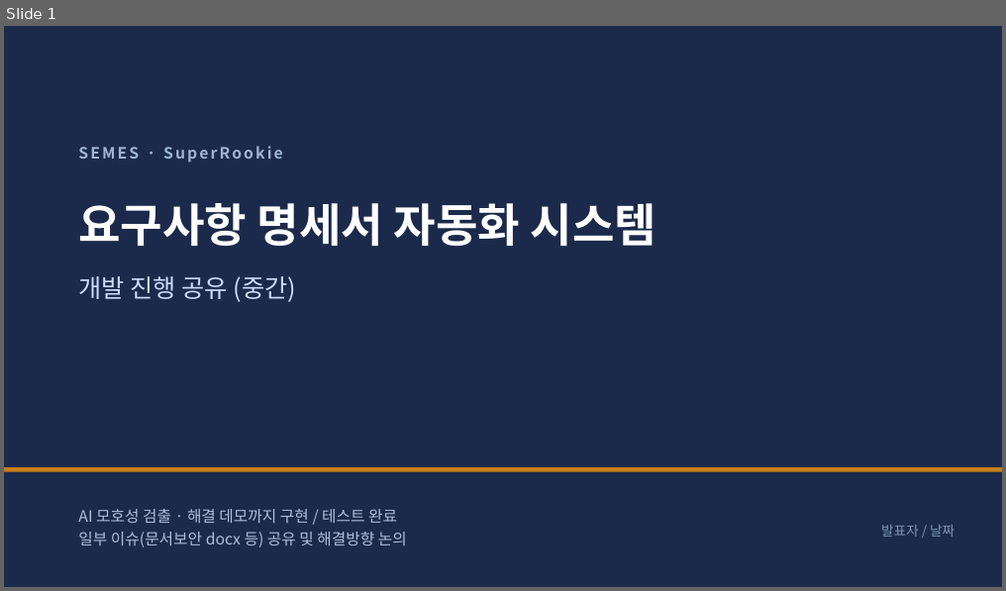
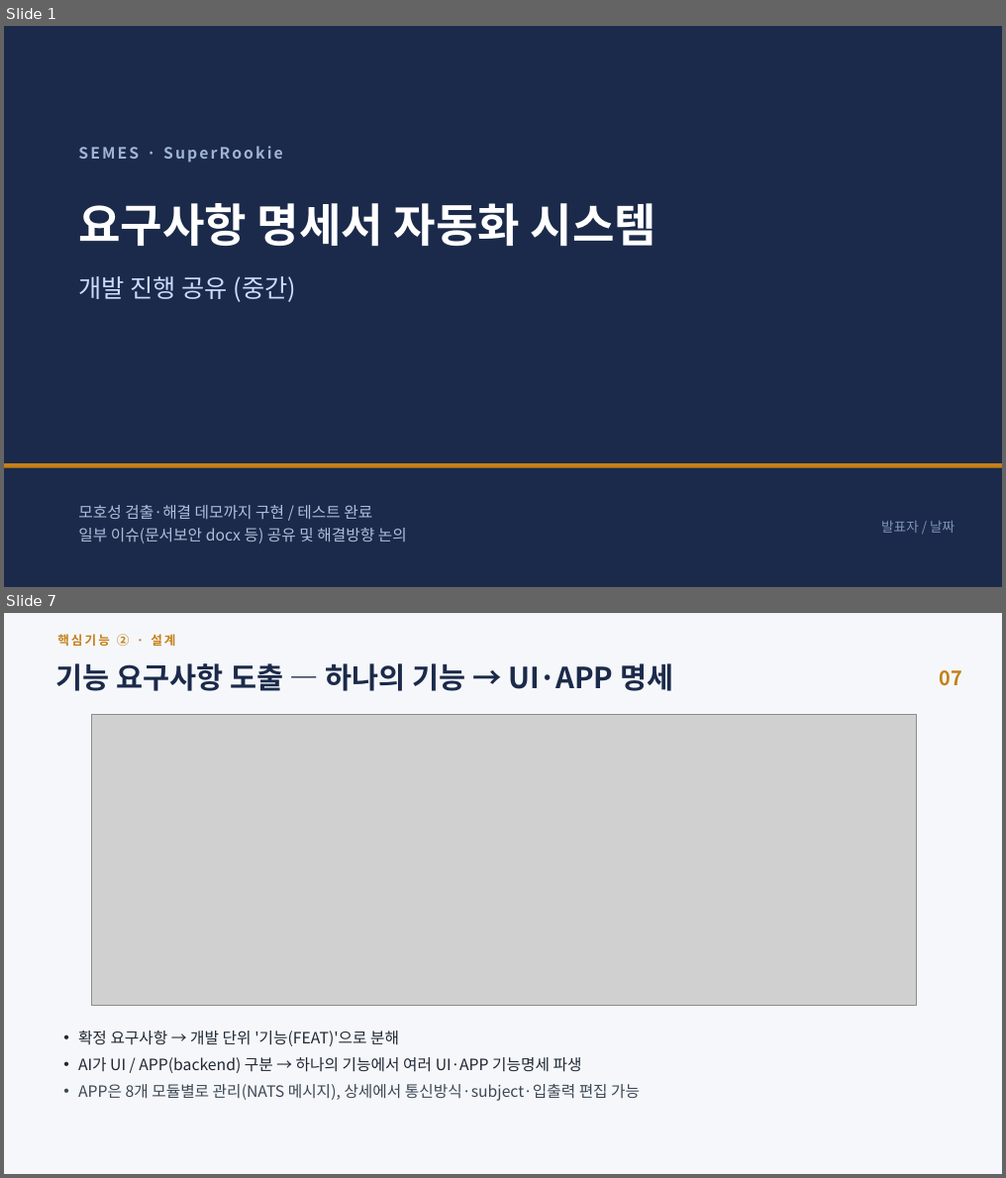
Before and after one commit to jihunhan98/semes-superrookie, a slide deck: docs/진행공유_요구사항자동화.pptx. Shown one above the other, each under a label of ours: slide 1 before the commit, slides 1 and 7 after it; the slides between them are not shown. The pictures are 1006x591 and 1006x1178 pixels, drawn with LibreOffice and Linux fonts; fonts in the diff are those of the drawing; grey boxes stand for pictures. Boxes give left, top, right and bottom in pixels: in the first picture for what was removed or moved away, otherwise in the second. Text is boxed around its words. In the diff, an @@ line names an element or a change of style, - is before the commit and + after.

```diff
--- a/docs/진행공유_요구사항자동화.pptx
+++ b/docs/진행공유_요구사항자동화.pptx
@@ slide 7 added at box(4, 613, 1002, 1174), background #F5F7FA @@
@@ text added at box(57, 634, 175, 646), 12 pt, text #C67F17, bold @@
+핵심기능 ② · 설계
@@ text added at box(56, 663, 673, 691), 28 pt, text #1B2A4A, bold @@
+기능 요구사항 도출 — 하나의 기능 → UI·APP 명세
@@ text added at box(939, 670, 961, 686), 19 pt, text #C67F17, bold @@
+07
@@ picture added at box(91, 714, 916, 1006) @@
@@ text added at box(78, 1031, 640, 1101), 15 pt, text #1F2733 @@
+• 확정 요구사항 → 개발 단위 '기능(FEAT)'으로 분해
+• AI가 UI / APP(backend) 구분 → 하나의 기능에서 여러 UI·APP 기능명세 파생
+• APP은 8개 모듈별로 관리(NATS 메시지), 상세에서 통신방식·subject·입출력 편집 가능
@@ slide 1 changed as well @@
@@ rectangle: place and size @@
-rectangle at box(4, 468, 1002, 472)
+rectangle at box(4, 464, 1002, 469)
@@ text at box(78, 505, 372, 519): text changed @@
-AI 모호성 검출 · 해결 데모까지 구현 / 테스트 완료
+모호성 검출·해결 데모까지 구현 / 테스트 완료
@@ text "발표자 / 날짜": place and size @@
-text "발표자 / 날짜" at box(881, 525, 954, 537)
+text "발표자 / 날짜" at box(881, 521, 954, 533)
```
Also in this commit, not shown: 5 other slides changed, 4 other slides added, 4 slides removed, 3 other files.
